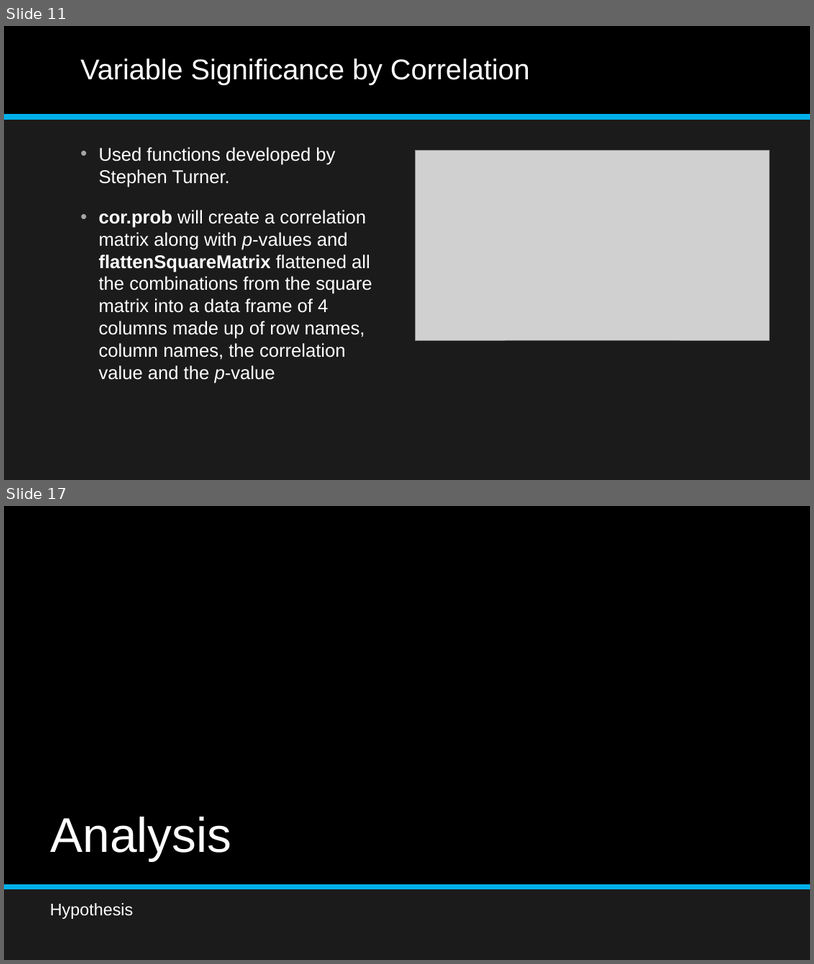
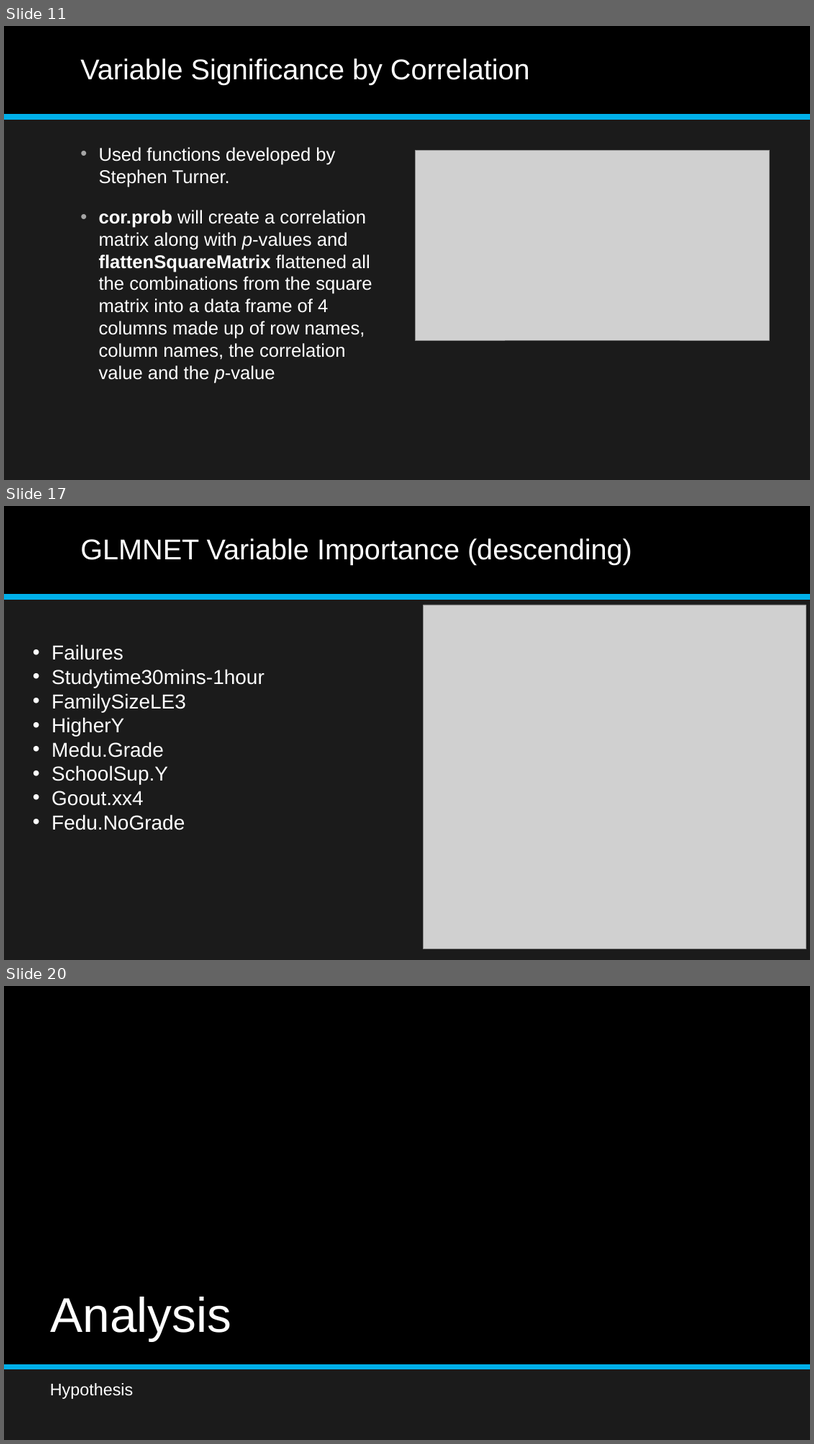
Before and after one commit to aajunwa/capstone, a slide deck: Student Alcohol Consumption Data Science Project.pptx. Shown one above the other, each under a label of ours: slides 11 and 17 before the commit, slides 11, 17 and 20 after it; the slides between them are not shown. The pictures are 814x964 and 814x1444 pixels, drawn with LibreOffice and Linux fonts; fonts in the diff are those of the drawing; grey boxes stand for pictures. Boxes give left, top, right and bottom in pixels: in the first picture for what was removed or moved away, otherwise in the second. Text is boxed around its words. In the diff, an @@ line names an element or a change of style, - is before the commit and + after.

```diff
--- a/Student Alcohol Consumption Data Science Project.pptx
+++ b/Student Alcohol Consumption Data Science Project.pptx
@@ slide 17 added at [4, 506, 810, 960], background #1B1B1B; not listed: 2 template elements that a slide beside it also shows @@
@@ title added at [80, 538, 633, 565], 34 pt, text #FFFFFF @@
+GLMNET Variable Importance (descending)
@@ picture added at [424, 605, 807, 948] @@
@@ text added at [52, 644, 265, 830], 24 pt, text #FFFFFF @@
+• Failures
+• Studytime30mins-1hour
+• FamilySizeLE3
+• HigherY
+• Medu.Grade
+• SchoolSup.Y
+• Goout.xx4
+• Fedu.NoGrade
@@ what was slide 17 is now slide 20 @@
```
Also in this commit, not shown: 4 slides changed, 5 other slides added, 3 slides removed, 7 other files.
